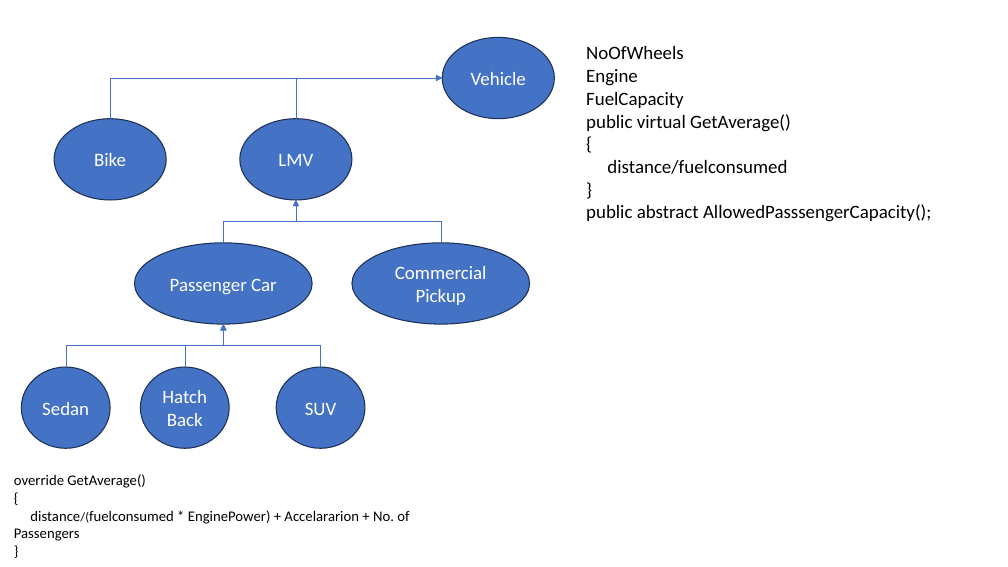
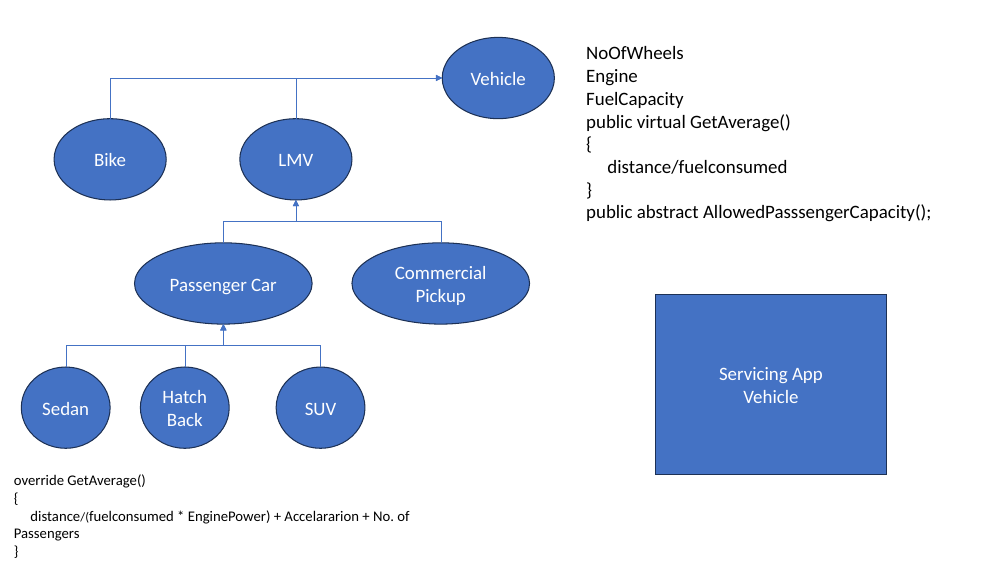
Before and after one commit to maheshsabnis/capita_sept_2023_Oct, a slide deck: slide 7 of Images.pptx. Drawn at 1008x567 pixels with LibreOffice and Linux fonts; fonts in the diff are those of the drawing. Boxes give left, top, right and bottom in pixels: in the first picture for what was removed or moved away, otherwise in the second. Text is boxed around its words. In the diff, an @@ line names an element or a change of style, - is before the commit and + after.

```diff
--- a/Images.pptx
+++ b/Images.pptx
@@ rectangle added at <box>656,295,886,475</box>, fill #4472C4, outline #1E3256 1 pt, 18 pt, text #FFFFFF @@
+Servicing App
+Vehicle
```
Also in this commit, not shown: 1 other slide changed, 7 slides added, 29 other files.
